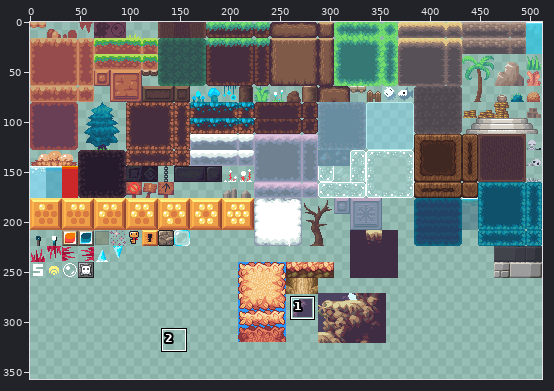
Two states of a sprite sheet, Dragon.gmx/background/images/sprTiles.png. Above, an overview of the earlier version with the close-up marked.
Close-up. First the earlier version:
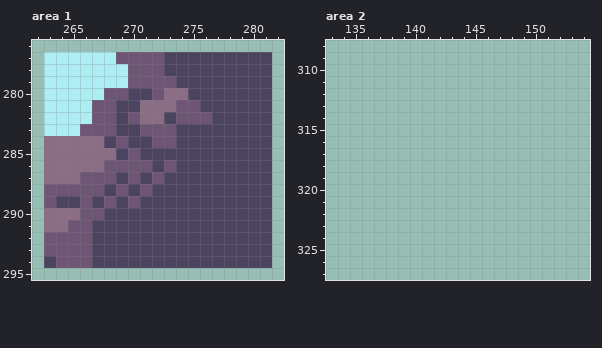
The file is 512x480 pixels. Colours within 5 levels of each other are drawn and written as one. Shown: area 1: x 262..282, y 276..295; area 2: x 133..154, y 308..327. The wide view leaves out empty margins. The commit also changed other parts of the picture, which this record leaves out.
Now the later version:
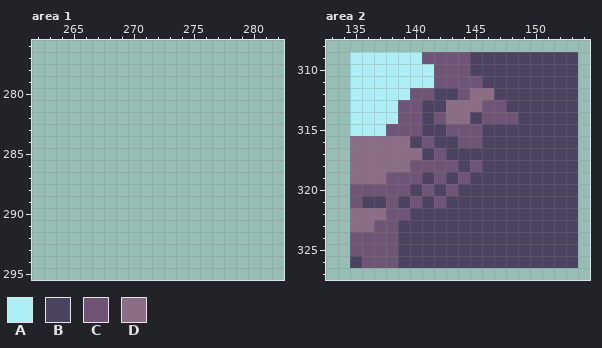
Palette (. is transparent): A #aceef4  B #4b4360  C #6e5575  D #8b6e85
Edits made:
Area 1:
y 277: x 263..281 AAAAAACCCCBBBBBBBBB -> ...................
y 278: x 263..281 AAAAAAACCCBBBBBBBBB -> ...................
y 279: x 263..281 AAAAAAACCCCBBBBBBBB -> ...................
y 280: x 263..281 AAAAACCBBCDDBBBBBBB -> ...................
y 281: x 263..281 AAAACCBBDDDCCBBBBBB -> ...................
y 282: x 263..281 AAAACCBCDDBCCCBBBBB -> ...................
y 283: x 263..281 AAACCCBBCCCBBBBBBBB -> ...................
y 284: x 263..281 DDDDDBCBBCCBBBBBBBB -> ...................
y 285: x 263..281 DDDDDDBCBBBBBBBBBBB -> ...................
y 286: x 263..281 DDDDDCCCCBCBBBBBBBB -> ...................
y 287: x 263..281 DDDCCCBCBCBBBBBBBBB -> ...................
y 288: x 263..281 CCCCCBCBCBBBBBBBBBB -> ...................
y 289: x 263..281 CBBCBCBCBBBBBBBBBBB -> ...................
y 290: x 263..281 DDDCCBBBBBBBBBBBBBB -> ...................
y 291: x 263..281 DDCCBBBBBBBBBBBBBBB -> ...................
y 292..293: x 263..281 CCCCBBBBBBBBBBBBBBB -> ...................
y 294: x 263..281 BCCCBBBBBBBBBBBBBBB -> ...................
Area 2:
y 309: x 135..153 ................... -> AAAAAACCCCBBBBBBBBB
y 310: x 135..153 ................... -> AAAAAAACCCBBBBBBBBB
y 311: x 135..153 ................... -> AAAAAAACCCCBBBBBBBB
y 312: x 135..153 ................... -> AAAAACCBBCDDBBBBBBB
y 313: x 135..153 ................... -> AAAACCBBDDDCCBBBBBB
y 314: x 135..153 ................... -> AAAACCBCDDBCCCBBBBB
y 315: x 135..153 ................... -> AAACCCBBCCCBBBBBBBB
y 316: x 135..153 ................... -> DDDDDBCBBCCBBBBBBBB
y 317: x 135..153 ................... -> DDDDDDBCBBBBBBBBBBB
y 318: x 135..153 ................... -> DDDDDCCCCBCBBBBBBBB
y 319: x 135..153 ................... -> DDDCCCBCBCBBBBBBBBB
y 320: x 135..153 ................... -> CCCCCBCBCBBBBBBBBBB
y 321: x 135..153 ................... -> CBBCBCBCBBBBBBBBBBB
y 322: x 135..153 ................... -> DDDCCBBBBBBBBBBBBBB
y 323: x 135..153 ................... -> DDCCBBBBBBBBBBBBBBB
y 324..325: x 135..153 ................... -> CCCCBBBBBBBBBBBBBBB
y 326: x 135..153 ................... -> BCCCBBBBBBBBBBBBBBB
